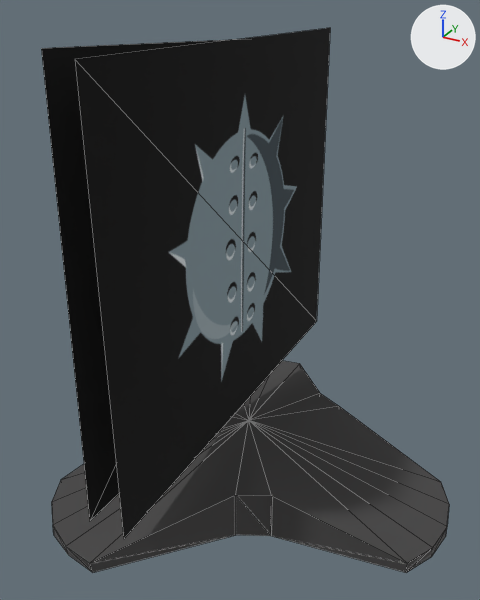
An edit to the OBJ model res/Models/powerup/powerup.obj, drawn before and after from the same camera.
Camera for both pictures: a camera (50 mm lens) standing at (4.99, -6.84, 8.55) and looking at (-0.32, 2.82, 3.72). Every picture has the same lights, and +X, +Y and +Z are marked at upper right. Mesh edges are drawn as thin lines. Where no turn or scale is listed for an object, it has been applied to the vertices.

Names of what the first picture shows: 'powerup'.
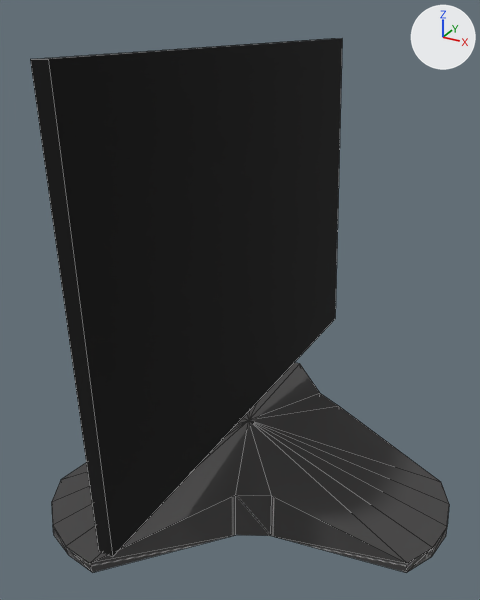
Pixel boxes [x1, y1, x2, y2] of what changed, in the pictures (480 x 600 px):
'powerup', reshaped
    before: [41, 28, 449, 573]
    after: [30, 38, 449, 573]
part 1 of me_powerup, rebuilt (22% wider)
    before: [75, 28, 330, 538]
    after: [30, 38, 342, 556]
part 2 of me_powerup, deleted (black)
    before: [41, 39, 235, 521]
part 3 of me_powerup, surface changed (black to grey)
    both: [72, 363, 434, 572]

Diff of the bpy script that builds the scene:
```diff
--- a/res/Models/powerup/powerup.obj.py
+++ b/res/Models/powerup/powerup.obj.py
@@ me_powerup @@
 # used by ob_powerup; location = (0.0, 0.0, 0.0)
-me_powerup.from_pydata(...)  # 50 vertices, 83 faces; spans x -3.01..3.78, y -1.08..7.19, z -0.65..8.18
+me_powerup.from_pydata(...)  # 50 vertices, 85 faces; spans x -3.01..3.78, y -1.4..7.87, z -0.65..8.06
+# me_powerup part 1: the loose piece of 4 vertices spanning x -0.52..-0.19, y -1.08..7.1, z 1.32..8.18 is rebuilt with 8 vertices and now spans x -0.81..-0.07, y -1.4..7.87, z 1.29..8.06
+# me_powerup part 2: the loose piece of 4 vertices spanning x -1.07..-0.82, y -1.0..7.19, z 1.28..8.13 is deleted
+# me_powerup part 3: 34 kept faces spanning x -3.01..3.78, y -0.79..7.01, z -0.65..0.89 get new texture (UV) coordinates
 me_powerup.materials.append(mat_initialshadinggroup)
```
